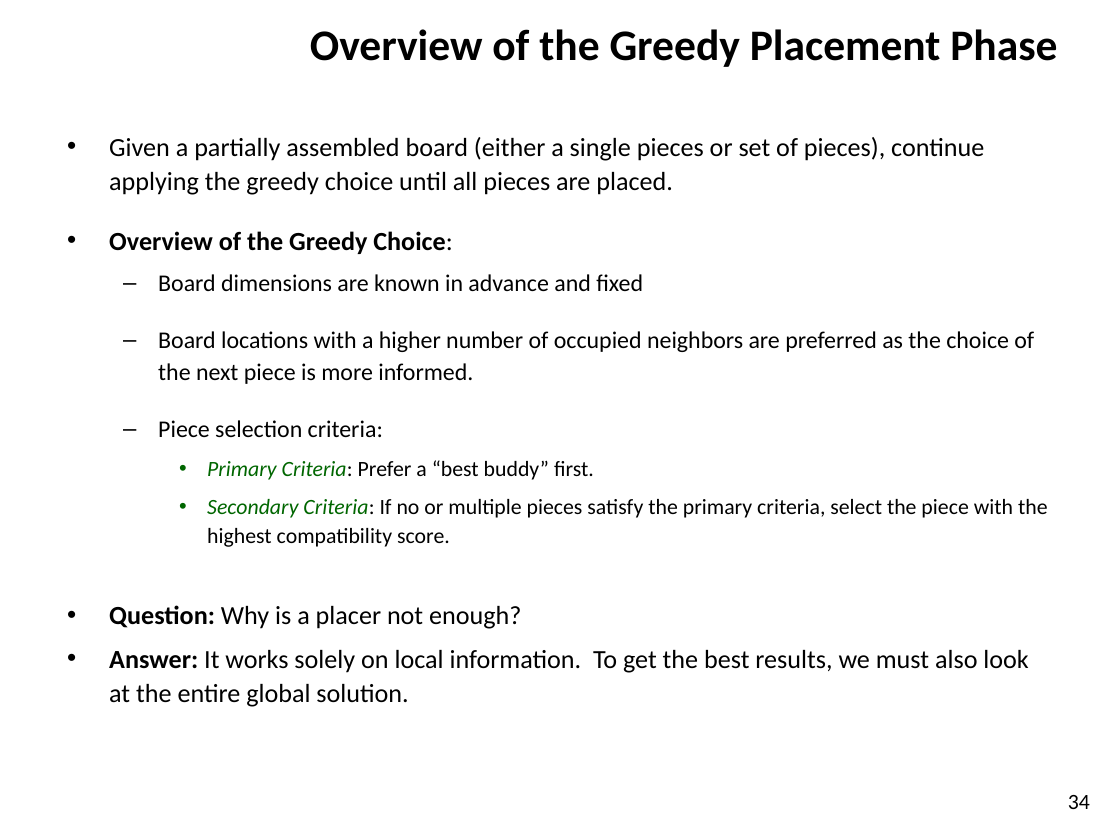
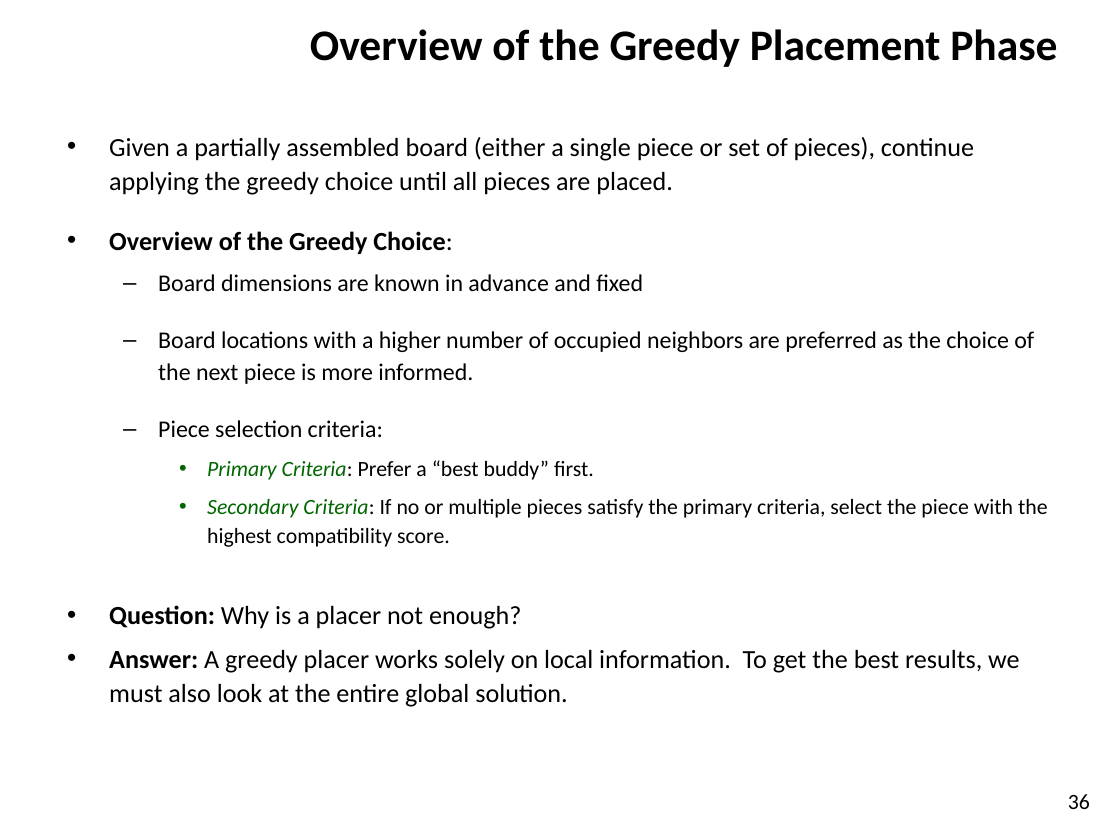
Before and after one commit to ZaydH/sjsu_thesis, a slide deck: slide 36 of Papers/Zayd_Hammoudeh_-_Square_Jigsaw_Puzzle_Problem_Literature_Review.pptx (slide 34 before the commit). Drawn at 1120x840 pixels with LibreOffice and Linux fonts; fonts in the diff are those of the drawing; background and template pictures are left out. Boxes give left, top, right and bottom in pixels: in the first picture for what was removed or moved away, otherwise in the second. Text is boxed around its words. In the diff, an @@ line names an element or a change of style, - is before the commit and + after.

```diff
--- a/Papers/Zayd_Hammoudeh_-_Square_Jigsaw_Puzzle_Problem_Literature_Review.pptx
+++ b/Papers/Zayd_Hammoudeh_-_Square_Jigsaw_Puzzle_Problem_Literature_Review.pptx
@@ text at bbox=[109, 137, 974, 195]: text changed @@
-• Given a partially assembled board (either a single pieces or set of pieces), continue applying the greedy choice until all pieces are placed.
+• Given a partially assembled board (either a single piece or set of pieces), continue applying the greedy choice until all pieces are placed.
@@ text at bbox=[109, 650, 1019, 707]: text changed @@
-• Answer: It works solely on local information. To get the best results, we must also look at the entire global solution.
+• Answer: A greedy placer works solely on local information. To get the best results, we must also look at the entire global solution.
@@ page number at bbox=[1068, 794, 1090, 809]: text changed @@
-34
+36
```
Also in this commit, not shown: 19 other slides changed, 2 slides added, 1 slide removed, 1 other file.
